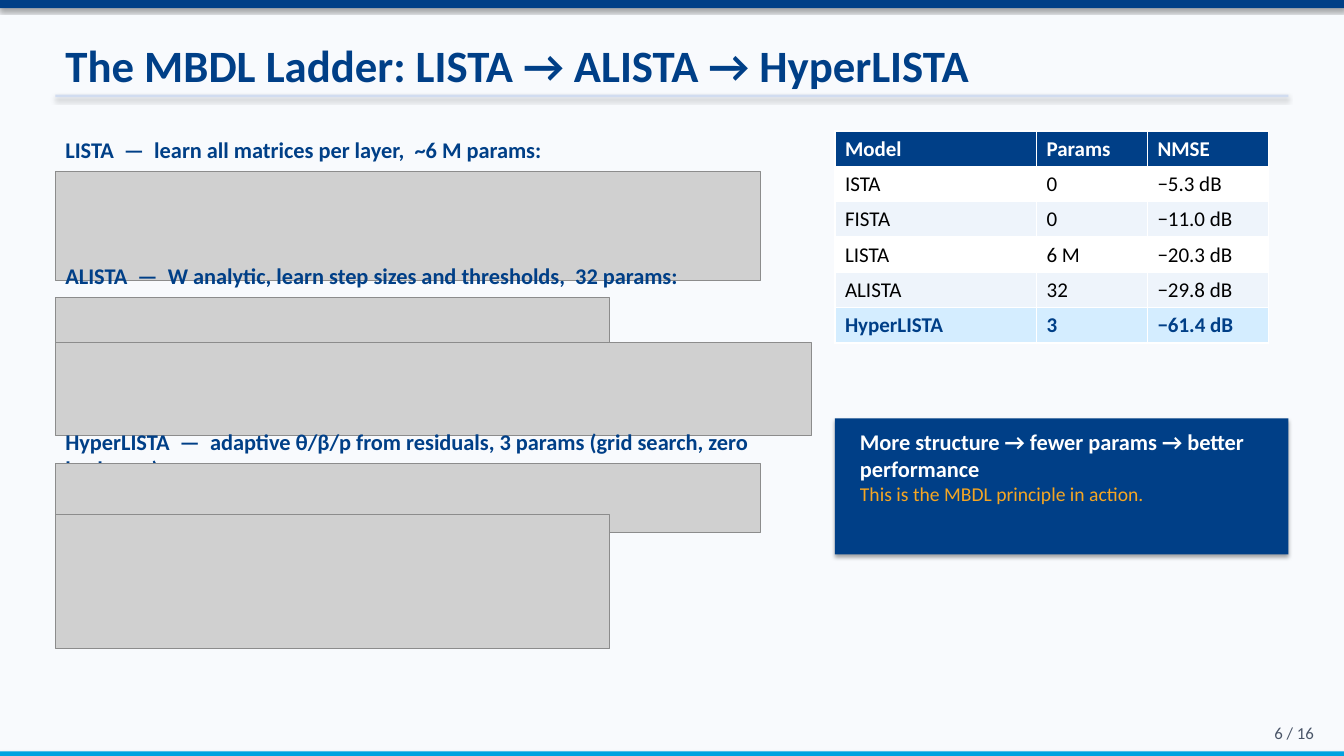
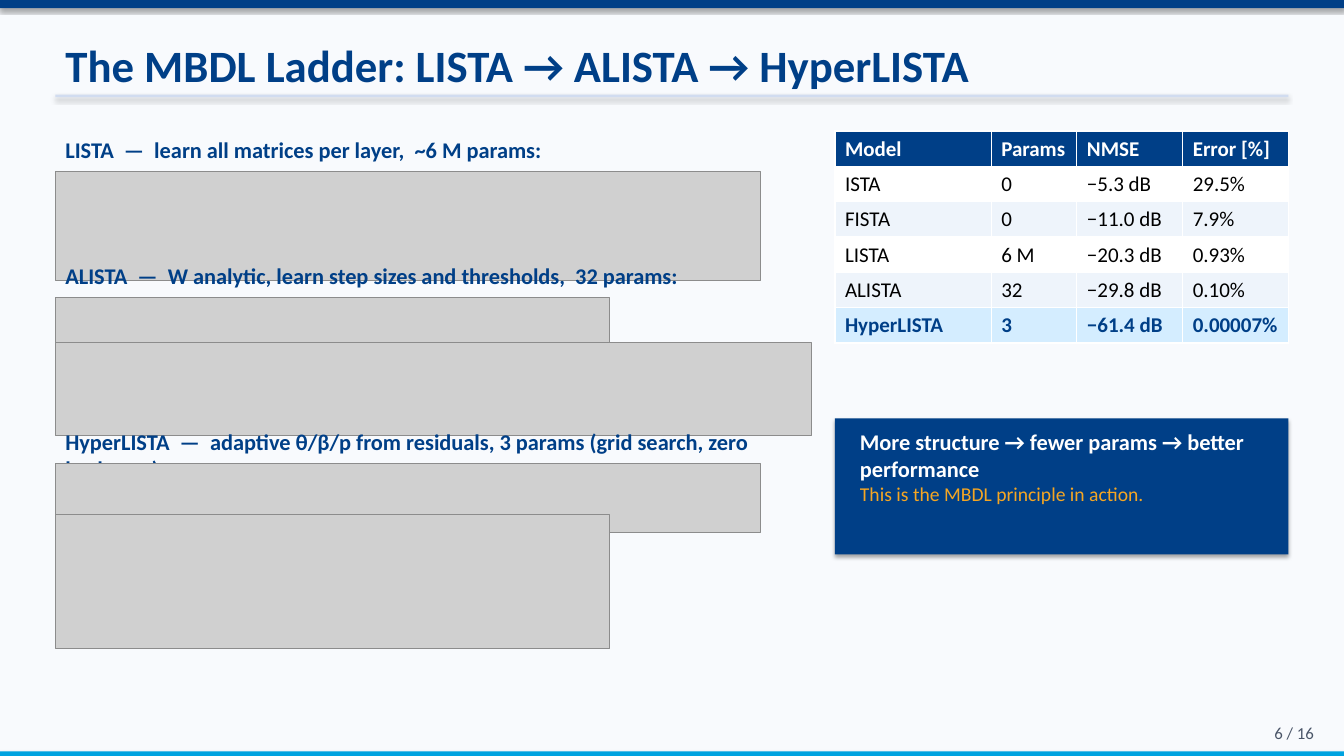
Before and after one commit to ThEpiCake/hyperlista-mbdl, a slide deck: slide 6 of submission/MBDL_Seminar_Presentation.pptx. Drawn at 1344x756 pixels with LibreOffice and Linux fonts; fonts in the diff are those of the drawing; grey boxes stand for pictures. Boxes give left, top, right and bottom in pixels: in the first picture for what was removed or moved away, otherwise in the second. Text is boxed around its words. In the diff, an @@ line names an element or a change of style, - is before the commit and + after.

```diff
--- a/submission/MBDL_Seminar_Presentation.pptx
+++ b/submission/MBDL_Seminar_Presentation.pptx
@@ table at [835,131,1289,340] @@
+column 4: Error [%] | 29.5% | 7.9% | 0.93% | 0.10% | 0.00007%
@@ table: place and size @@
-table at [835,131,1268,340]
+table at [835,131,1289,340]
```
Also in this commit, not shown: 1 other slide changed, 2 other files.
